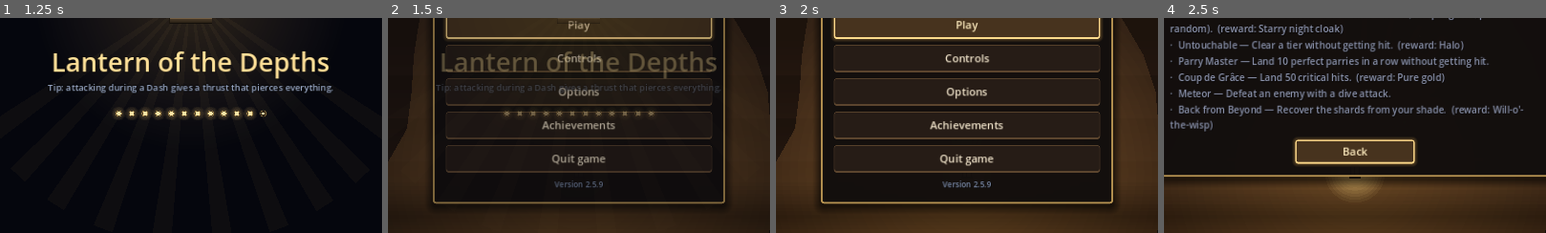
Above: before the commit, frames 1-4 (left to right).
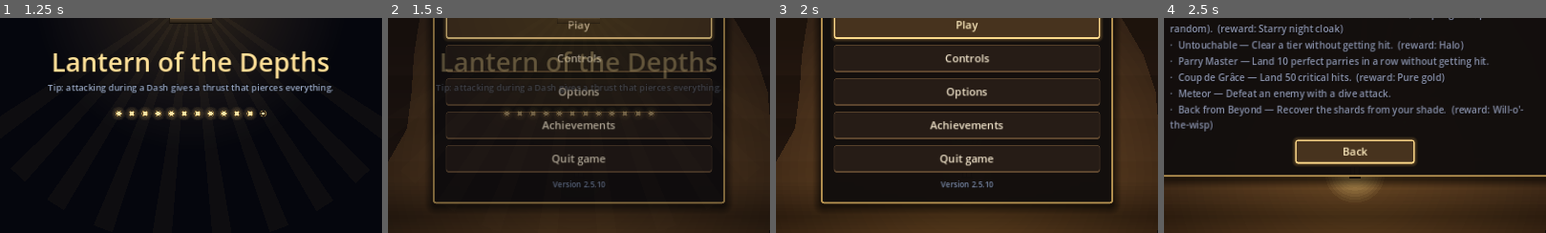
Above: after the commit, the same moments.

Repository: FlyinnRabbit/lanterne-des-profondeurs
Game: Godot game, scene res://main.tscn
Same seed, same stepped clock (60 frames per second), same inputs: the game is played once before the commit and once after it.
Inputs:
- Up to frame 1 (1.25 s): click "Play" at 0.5 s
- Up to frame 2 (1.5 s): click "Play" at 1.25 s
- Up to frame 3 (2 s): no input
- Up to frame 4 (2.5 s): click "Achievements" at 2 s
The pictures show only the part of the screen within x 25-75%, y 50-100%; the shares and areas given below are measured in that part.

Frame 1 is identical in both runs. In frame 2, 0.2% of the frame differs, in the area x 43-57%, y 75-79%; in frame 3, 0.3%, in the area x 43-57%, y 75-80%; in frame 4, nothing differs.

Commit message:
v2.5.10
Co-Authored-By: Claude Opus 5.5 <noreply@anthropic.com>
Claude-Session: https://claude.ai/code/session_01F5DPjSnstC8B37BYZw9U86

Diff:
--- a/project.godot
+++ b/project.godot
@@ -5,7 +5,7 @@
 [application]
 
 config/name="Lanterne des Profondeurs"
-config/version="2.5.9"
+config/version="2.5.10"
 config/data_gen=3
 config/description="Petit metroidvania 2D inspiré de Hollow Knight"
 run/main_scene="res://main.tscn"
--- a/scripts/version.gd
+++ b/scripts/version.gd
@@ -1,3 +1,3 @@
 # Version du jeu. Le workflow de publication remplace cette valeur par le tag de la Release.
 # (Lue par updater.gd après le chargement d'un éventuel patch.)
-const VERSION := "2.5.9"
+const VERSION := "2.5.10"
Not shown, changed: export_presets.cfg
